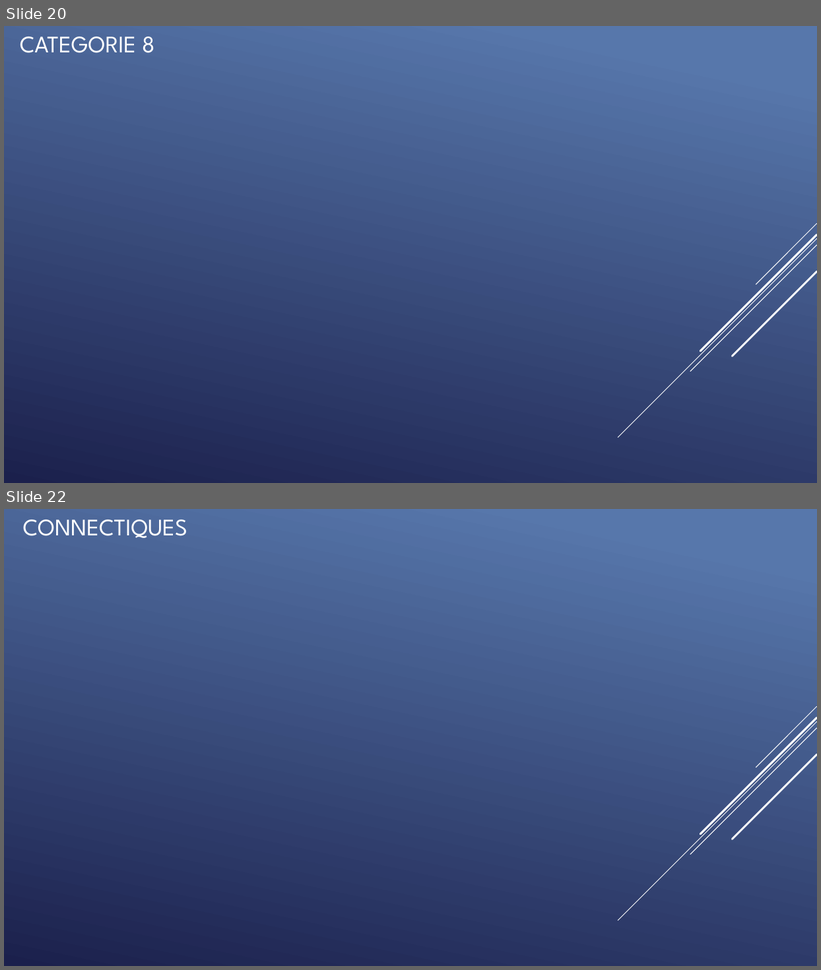
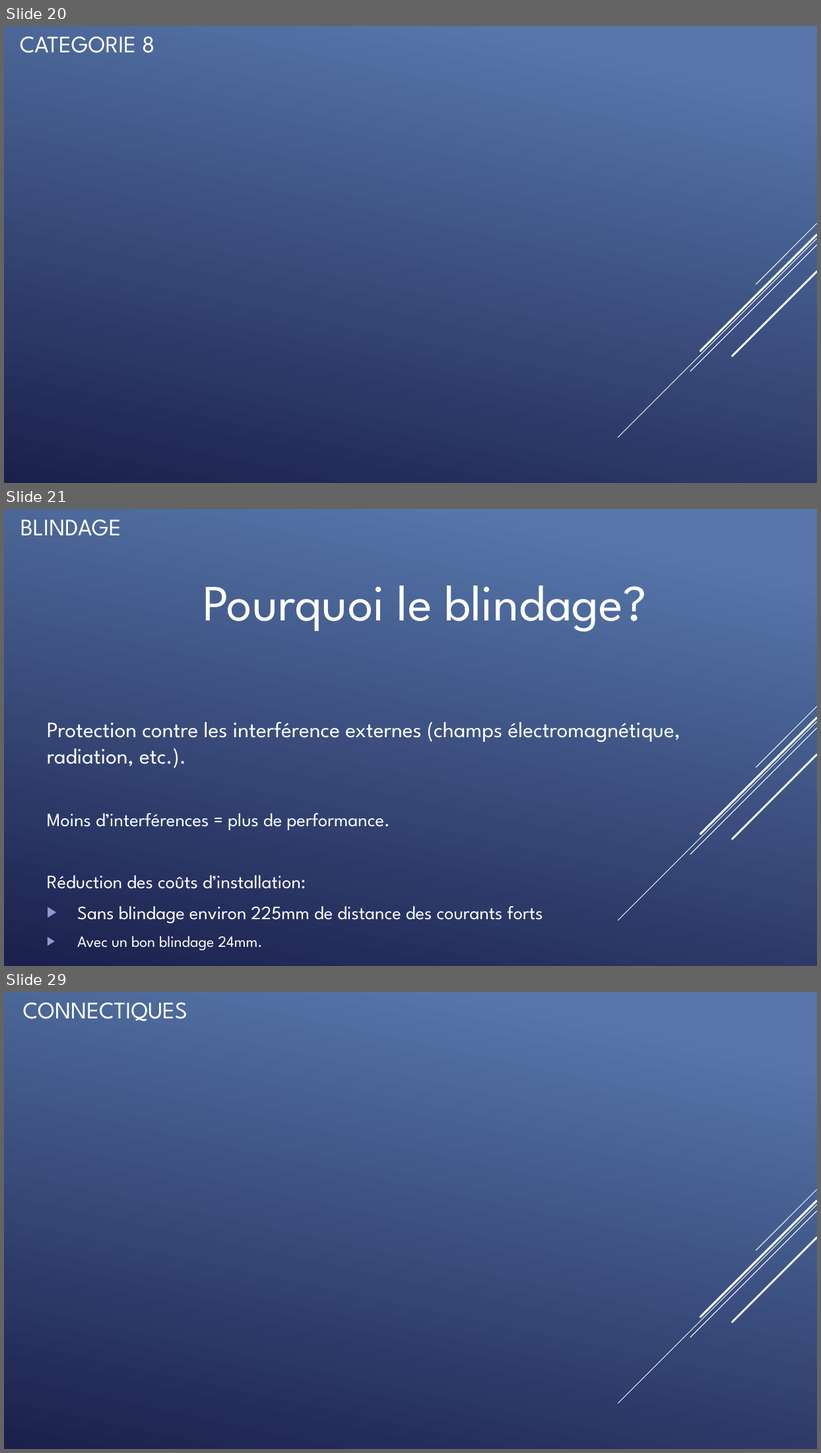
Before and after one commit to QuentinKrg/M214-Ethernet, a slide deck: Module 214 - Fabrication_Ethernet.pptx. Shown one above the other, each under a label of ours: slides 20 and 22 before the commit, slides 20, 21 and 29 after it; the slides between them are not shown. The pictures are 821x970 and 821x1453 pixels, drawn with LibreOffice and Linux fonts; fonts in the diff are those of the drawing. Boxes give left, top, right and bottom in pixels: in the first picture for what was removed or moved away, otherwise in the second. Text is boxed around its words. In the diff, an @@ line names an element or a change of style, - is before the commit and + after.

Commit message:
blindage pp

```diff
--- a/Module 214 - Fabrication_Ethernet.pptx
+++ b/Module 214 - Fabrication_Ethernet.pptx
@@ slide 21 added at (x1=4, y1=509, x2=817, y2=966), background gradient #5877AB to #1C204D; not listed: 5 template elements that a slide beside it also shows @@
@@ title added at (x1=20, y1=520, x2=121, y2=536), 28 pt, text #FFFFFF @@
+BLINDAGE
@@ text added at (x1=203, y1=586, x2=647, y2=632), 60 pt, text #FFFFFF @@
+Pourquoi le blindage?
@@ text added at (x1=47, y1=722, x2=680, y2=951), 22.2 pt, text #FFFFFF @@
+Protection contre les interférence externes (champs électromagnétique, radiation, etc.).
+Moins d’interférences = plus de performance.
+Réduction des coûts d’installation:
+▶ Sans blindage environ 225mm de distance des courants forts
+▶ Avec un bon blindage 24mm.
@@ what was slide 22 is now slide 29 @@
```
Also in this commit, not shown: 1 slide changed, 6 other slides added, 1 other file.
